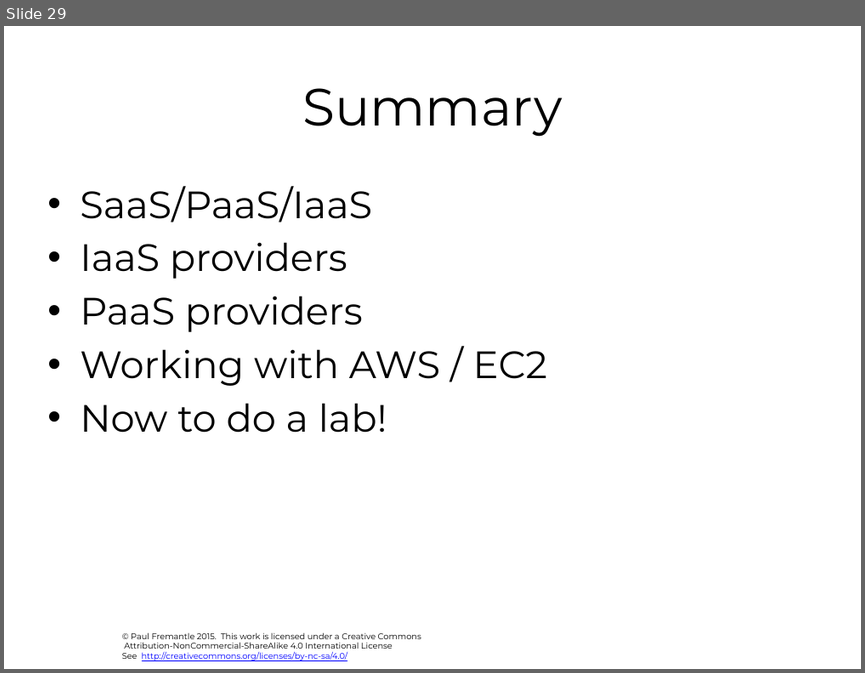
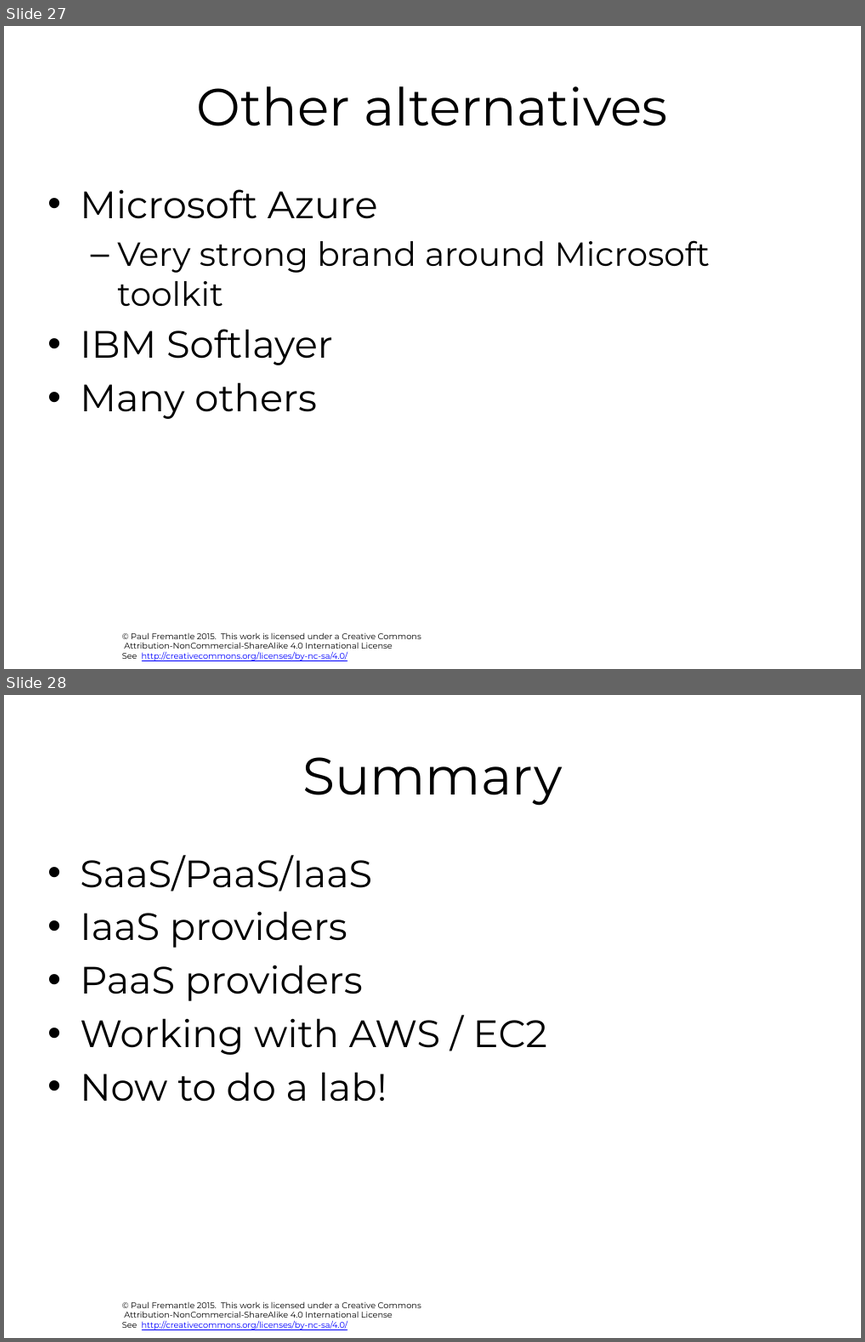
Before and after one commit to pzfreo/ox-clo, a slide deck: pres-source/02-understanding-cloud-services.pptx. Shown one above the other, each under a label of ours: slide 29 before the commit, slides 27 and 28 after it. The pictures are 865x673 and 865x1342 pixels, drawn with LibreOffice and Linux fonts; fonts in the diff are those of the drawing; background and template pictures are left out. Boxes give left, top, right and bottom in pixels: in the first picture for what was removed or moved away, otherwise in the second. Text is boxed around its words. In the diff, an @@ line names an element or a change of style, - is before the commit and + after.

```diff
--- a/pres-source/02-understanding-cloud-services.pptx
+++ b/pres-source/02-understanding-cloud-services.pptx
@@ slide 27 added at bbox=[4, 26, 861, 669], background #FFFFFF; not listed: 1 template element that a slide beside it also shows @@
@@ title added at bbox=[197, 86, 668, 126], 44 pt, text #000000 @@
+Other alternatives
@@ text added at bbox=[80, 189, 710, 419], 28 pt, text #000000 @@
+• Microsoft Azure
+  – Very strong brand around Microsoft toolkit
+• IBM Softlayer
+• Many others
@@ what was slide 29 is now slide 28 @@
```
Also in this commit, not shown: 1 slide changed, 1 other slide added, 3 slides removed, 8 other files.
